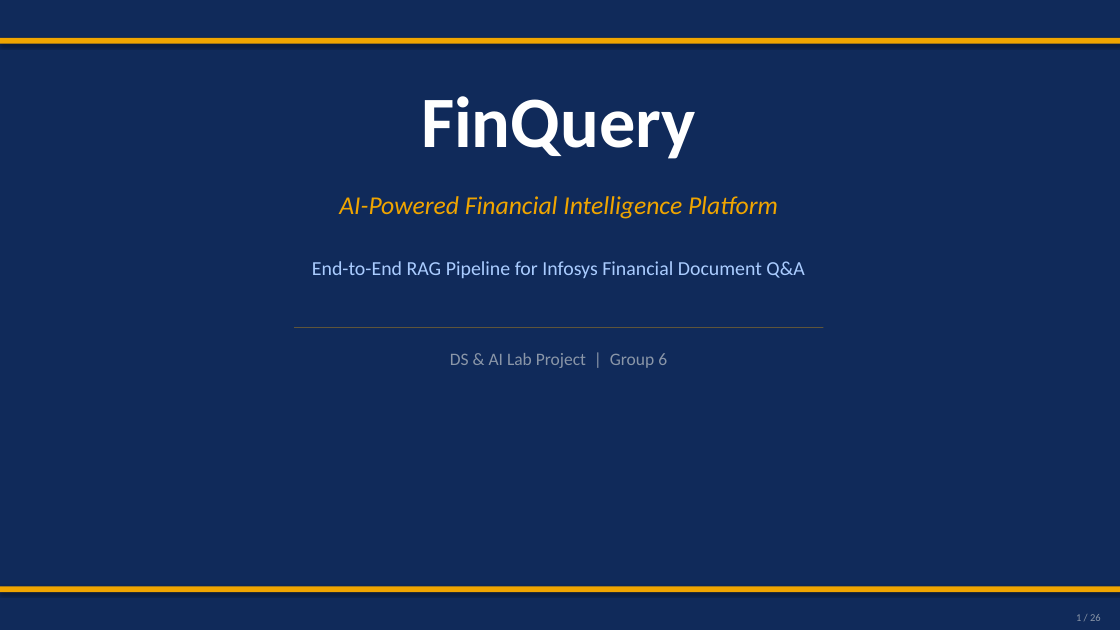
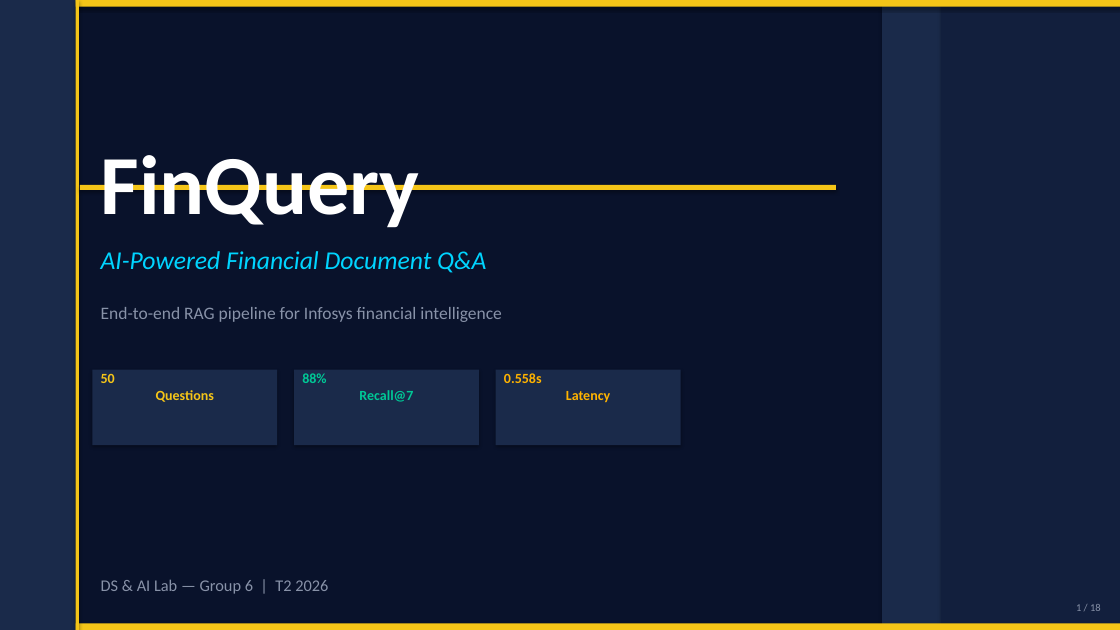
Before and after one commit to nandypi/Group-6-DS-and-AI-Lab-Project, a slide deck: slide 1 of Slides/DSAI_Team_6_Final_Presentation.pptx. Drawn at 1120x630 pixels with LibreOffice and Linux fonts; fonts in the diff are those of the drawing. Boxes give left, top, right and bottom in pixels: in the first picture for what was removed or moved away, otherwise in the second. Text is boxed around its words. In the diff, an @@ line names an element or a change of style, - is before the commit and + after.

```diff
--- a/Slides/DSAI_Team_6_Final_Presentation.pptx
+++ b/Slides/DSAI_Team_6_Final_Presentation.pptx
@@ background #102A5A to #FFFFFF @@
@@ rectangle at [0,0,1120,7]: fill #F0A500 to #F5C518 @@
@@ rectangle: place and size @@
-rectangle at [0,38,1120,44]
+rectangle at [0,0,1120,7]
@@ rectangle: place and size @@
-rectangle at [294,328,823,328]
+rectangle at [0,0,1120,630]
@@ rectangle at [0,0,1120,630]: fill #F0A500 to #09122B @@
@@ rectangle added at [0,0,76,630], fill #1A2A4A @@
@@ rectangle added at [76,0,79,630], fill #F5C518 @@
@@ rectangle added at [882,0,1120,630], fill #1A2A4A @@
@@ rectangle added at [941,0,1120,630], fill #121F3D @@
@@ text "FinQuery": place and size @@
-text "FinQuery" at [421,96,696,159]
+text "FinQuery" at [101,155,420,228]
@@ text "FinQuery" at [101,155,420,228]: size 62 to 72 pt; alignment centre to left @@
@@ rectangle added at [80,185,836,190], fill #F5C518 @@
@@ text at [101,251,486,273]: text changed; text colour #F0A500 to #00D4FF @@
-AI-Powered Financial Intelligence Platform
+AI-Powered Financial Document Q&A
@@ text at [101,307,502,322]: text changed; size 17 to 15 pt; text colour #AACCFF to #8892A8 @@
-End-to-End RAG Pipeline for Infosys Financial Document Q&A
+End-to-end RAG pipeline for Infosys financial intelligence
@@ rectangle added at [92,370,277,445], fill #1A2A4A @@
@@ text added at [101,374,214,402], 12 pt, text #F5C518, bold @@
+50
+Questions
@@ rectangle added at [294,370,479,445], fill #1A2A4A @@
@@ text added at [302,373,413,402], 12 pt, text #00C896, bold @@
+88%
+Recall@7
@@ rectangle added at [496,370,681,445], fill #1A2A4A @@
@@ text added at [504,373,610,403], 12 pt, text #FFB300, bold @@
+0.558s
+Latency
@@ text at [101,579,328,594]: text changed; size 15 to 14 pt; text colour #8A96A8 to #8892A8 @@
-DS & AI Lab Project | Group 6
+DS & AI Lab — Group 6 | T2 2026
@@ rectangle: place and size @@
-rectangle at [0,586,1120,592]
+rectangle at [0,623,1120,630]
@@ rectangle at [0,623,1120,630]: fill #F0A500 to #F5C518 @@
@@ text at [1076,604,1101,611]: text changed; text colour #8A96A8 to #8892A8 @@
-1 / 26
+1 / 18
```
Also in this commit, not shown: 17 slides added, 25 slides removed.
